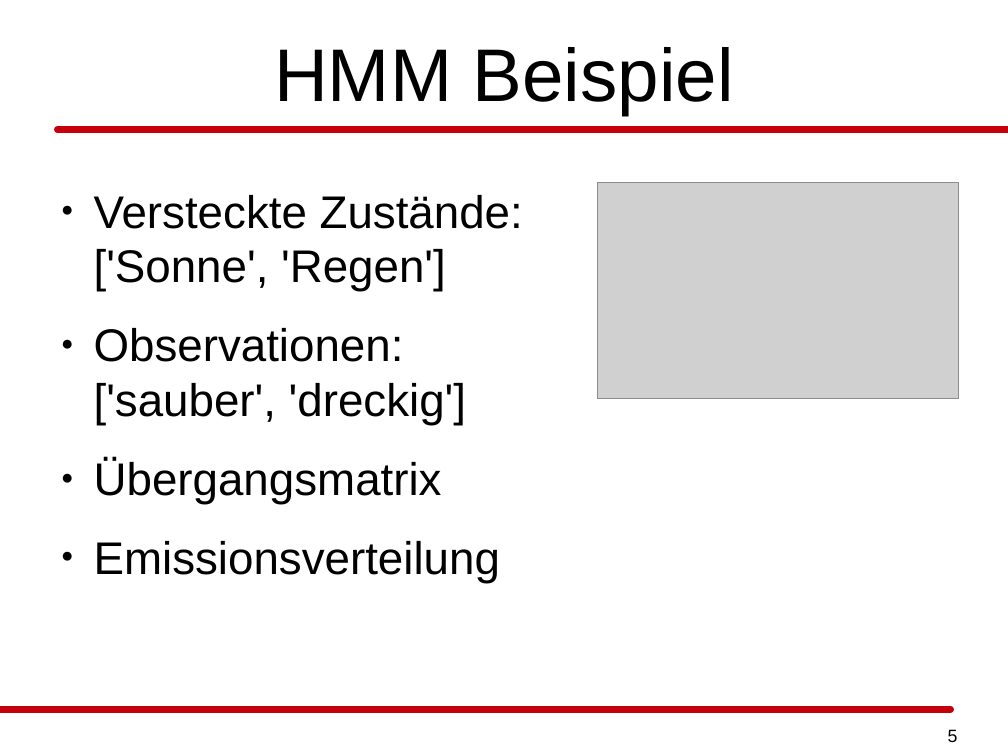
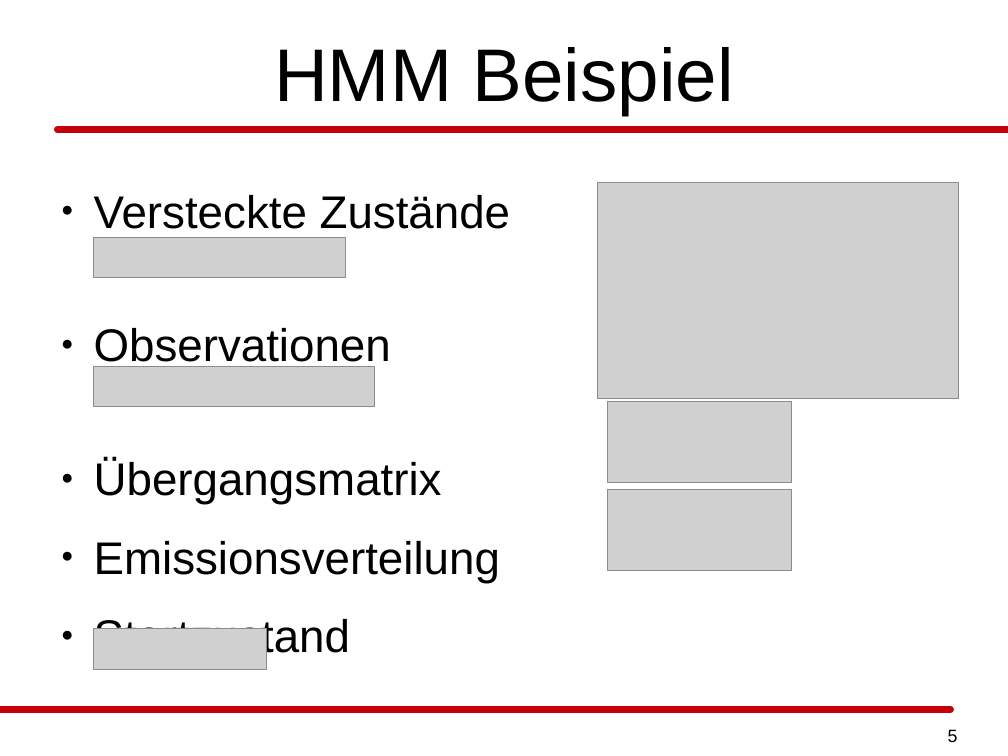
Before and after one commit to daandres/ml_soundwave_doppler_effect, a slide deck: slide 5 of praesentation/hmm/praesentation_ml_hmm_pasler_rieder.odp. Drawn at 1008x756 pixels with LibreOffice and Linux fonts; fonts in the diff are those of the drawing; grey boxes stand for pictures. Boxes give left, top, right and bottom in pixels: in the first picture for what was removed or moved away, otherwise in the second. Text is boxed around its words. In the diff, an @@ line names an element or a change of style, - is before the commit and + after.

Commit message:
praesi final

```diff
--- a/praesentation/hmm/praesentation_ml_hmm_pasler_rieder.odp
+++ b/praesentation/hmm/praesentation_ml_hmm_pasler_rieder.odp
@@ text at box(94, 195, 511, 370): text changed @@
-● Versteckte Zustände:
-  ['Sonne', 'Regen']
-● Observationen:
-  ['sauber', 'dreckig']
+● Versteckte Zustände
+● Observationen
@@ picture added at box(94, 238, 346, 278) @@
@@ picture added at box(93, 367, 374, 407) @@
@@ picture added at box(608, 402, 793, 482) @@
@@ picture added at box(608, 489, 793, 570) @@
@@ picture added at box(93, 629, 266, 670) @@
@@ text at box(94, 616, 350, 661): paragraph added @@
+● Startzustand
```
